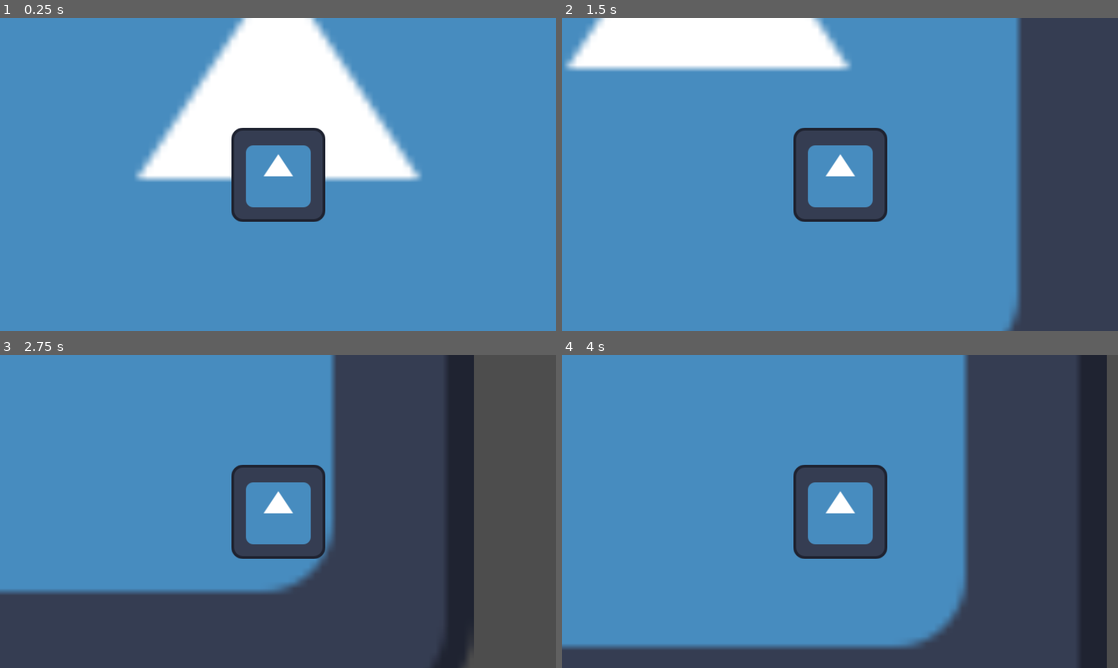
Above: before the commit, frames 1-4 (two rows, left to right).
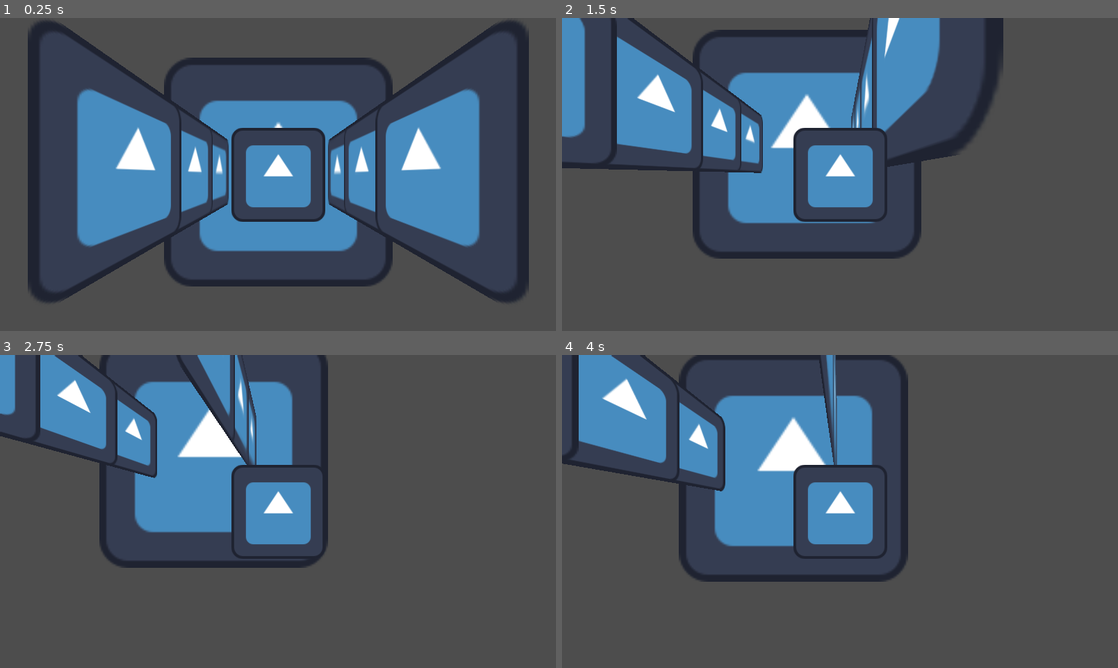
Above: after the commit, the same moments.

Repository: nialsiG/GMTK2025
Game: Godot game, scene res://scenes/main/main.tscn
Same seed, same stepped clock (60 frames per second), same inputs: the game is played once before the commit and once after it. The engine's default icon, where the game draws it, is replaced by a stand-in: a white triangle on a blue panel in a dark square.
Inputs:
- Up to frame 1 (0.25 s): no input
- Up to frame 2 (1.5 s): hold Right (ui_right) 0.53-1.28 s; hold Down (ui_down) from 1.28 s (still down)
- Up to frame 3 (2.75 s): release Down (ui_down) at 2.03 s; hold Right (ui_right) from 2.03 s (still down)
- Up to frame 4 (4 s): release Right (ui_right) at 2.78 s; hold Up (ui_up) 2.78-3.53 s; hold Left (ui_left) from 3.53 s (still down)

The runs differ from the first frame. In frame 1, 80% of the frame differs, in the area x 0-100%, y 0-100%; in frame 2, 63%; in frame 3, 34%; in frame 4, 56%.

Commit message:
proc gen

Diff:
--- a/project.godot
+++ b/project.godot
@@ -15,6 +15,11 @@
 config/features=PackedStringArray("4.3", "GL Compatibility")
 config/icon="res://assets/icon.svg"
 
+[autoload]
+
+SignalManager="*res://scenes/global/signal_manager.gd"
+Enums="*res://scenes/global/enums.gd"
+
 [display]
 
 window/size/viewport_width=1920
--- /dev/null
+++ b/scenes/global/enums.gd
@@ -0,0 +1,6 @@
+extends Node
+
+enum ObstacleType {
+	ROCK,
+	DIMETRODON
+}
--- /dev/null
+++ b/scenes/global/signal_manager.gd
@@ -0,0 +1,8 @@
+extends Node
+
+signal GameOver
+
+signal NewRiverChunk(origin: Vector3)
+
+# unlockable
+signal UnlockDimetrodon
--- a/scenes/main/main.gd
+++ b/scenes/main/main.gd
@@ -1,11 +1 @@
 extends Node
-
-
-# Called when the node enters the scene tree for the first time.
-func _ready():
-	pass # Replace with function body.
-
-
-# Called every frame. 'delta' is the elapsed time since the previous frame.
-func _process(delta):
-	pass
--- a/scenes/main/main.tscn
+++ b/scenes/main/main.tscn
@@ -1,13 +1,23 @@
-[gd_scene load_steps=5 format=3 uid="uid://c0unv0yhgcwao"]
+[gd_scene load_steps=6 format=3 uid="uid://c0unv0yhgcwao"]
 
 [ext_resource type="Script" path="res://scenes/main/main.gd" id="1_sl07k"]
 [ext_resource type="Script" path="res://scenes/player/player.gd" id="2_eh76i"]
 [ext_resource type="Texture2D" uid="uid://clqs5ee2vltco" path="res://assets/icon.svg" id="3_a3a8d"]
+[ext_resource type="Script" path="res://scenes/procedural_generation/river_chunk_factory.gd" id="3_gb04c"]
 
 [sub_resource type="CapsuleShape3D" id="CapsuleShape3D_3pamf"]
 
 [node name="main" type="Node"]
 script = ExtResource("1_sl07k")
+
+[node name="Background" type="Sprite3D" parent="."]
+transform = Transform3D(20, 0, 0, 0, 20, 0, 0, 0, 20, 0, 0, -20)
+texture = ExtResource("3_a3a8d")
+
+[node name="Environment" type="Node3D" parent="."]
+
+[node name="RiverChunkFactory" type="Node" parent="Environment"]
+script = ExtResource("3_gb04c")
 
 [node name="3C" type="Node3D" parent="."]
 
@@ -23,7 +33,3 @@
 
 [node name="SpriteDiplocaulus01" type="Sprite3D" parent="3C/Player"]
 texture = ExtResource("3_a3a8d")
-
-[node name="Background" type="Sprite3D" parent="."]
-transform = Transform3D(20, 0, 0, 0, 20, 0, 0, 0, 20, 0, 0, -3)
-texture = ExtResource("3_a3a8d")
--- /dev/null
+++ b/scenes/obstacles/obstacle.gd
@@ -0,0 +1,11 @@
+extends Area3D
+class_name Obstacle
+
+# runtime variables
+@export var obstacle_type: Enums.ObstacleType
+
+func _on_body_entered(body):
+	SignalManager.GameOver.emit()
+	match obstacle_type:
+		Enums.ObstacleType.DIMETRODON:
+			SignalManager.UnlockDimetrodon.emit()
--- /dev/null
+++ b/scenes/obstacles/obstacle.tscn
@@ -0,0 +1,9 @@
+[gd_scene load_steps=2 format=3 uid="uid://bf4vifu1knd7l"]
+
+[ext_resource type="Script" path="res://scenes/obstacles/obstacle.gd" id="1_qqu5c"]
+
+[node name="Obstacle" type="Area3D"]
+transform = Transform3D(1, 0, 0, 0, 1, 0, 0, 0, 1, 0, 0, -2)
+script = ExtResource("1_qqu5c")
+
+[connection signal="body_entered" from="." to="." method="_on_body_entered"]
--- /dev/null
+++ b/scenes/obstacles/obstacle_dimetrodon.tscn
@@ -0,0 +1,14 @@
+[gd_scene load_steps=3 format=3 uid="uid://46hlb3q0s8fm"]
+
+[ext_resource type="PackedScene" uid="uid://bf4vifu1knd7l" path="res://scenes/obstacles/obstacle.tscn" id="1_j8ixp"]
+[ext_resource type="Texture2D" uid="uid://cvdayux5cx6cm" path="res://assets/dimetrodon.png" id="2_cjkmo"]
+
+[node name="Obstacle" instance=ExtResource("1_j8ixp")]
+obstacle_type = 1
+
+[node name="Sprite3D" type="Sprite3D" parent="." index="0"]
+texture = ExtResource("2_cjkmo")
+
+[node name="CollisionPolygon3D" type="CollisionPolygon3D" parent="." index="1"]
+transform = Transform3D(1, 0, 0, 0, 1, 0, 0, 0, 1, -0.0183094, -0.0274643, 0)
+polygon = PackedVector2Array(-4.54075, 0.183095, -3.73513, 0.393654, -0.201404, 0.402809, 3.03022, -0.32957, 4.20203, -0.686606, 4.59568, -1.04364, 4.65976, -1.54715, 4.33935, -1.7394, 3.84499, -1.88588, 3.79006, -0.704915, 1.17181, -0.430273, 0.183095, -0.52182, 0.183095, -1.03449, -0.247178, -0.933784, -0.302106, -0.686605, -2.57248, -0.741534, -3.05768, -0.915474, -3.3781, -0.860546, -3.35063, -0.52182, -4.6323, -0.0640833)
--- /dev/null
+++ b/scenes/procedural_generation/empty_chunk.tscn
@@ -0,0 +1,5 @@
+[gd_scene load_steps=2 format=3 uid="uid://dlpriv1i45ysf"]
+
+[ext_resource type="PackedScene" uid="uid://25ie1cikwp5a" path="res://scenes/procedural_generation/river_chunk.tscn" id="1_tclk5"]
+
+[node name="RiverChunk" instance=ExtResource("1_tclk5")]
--- /dev/null
+++ b/scenes/procedural_generation/river_chunk.gd
@@ -0,0 +1,21 @@
+extends Node3D
+class_name RiverChunk
+
+const SPEED = 2
+
+@onready var dimetrodon_prefab = load("res://scenes/obstacles/obstacle_dimetrodon.tscn")
+
+func _process(delta):
+	position += Vector3 (0, 0, SPEED * delta)
+	if position.z >= 5:
+		SignalManager.NewRiverChunk.emit(Vector3(0,0,-10))
+		await get_tree().create_timer(0.05).timeout
+		queue_free()
+
+func SpawnObstacle(type, origin: Vector3):
+	var obstacle: Obstacle
+	match type:
+		Enums.ObstacleType.DIMETRODON:
+			obstacle = dimetrodon_prefab.instantiate()
+	obstacle.position = origin
+	add_child(obstacle)
--- /dev/null
+++ b/scenes/procedural_generation/river_chunk.tscn
@@ -0,0 +1,21 @@
+[gd_scene load_steps=3 format=3 uid="uid://25ie1cikwp5a"]
+
+[ext_resource type="Script" path="res://scenes/procedural_generation/river_chunk.gd" id="1_q0xem"]
+[ext_resource type="Texture2D" uid="uid://clqs5ee2vltco" path="res://assets/icon.svg" id="2_rvvx4"]
+
+[node name="RiverChunk" type="Node3D"]
+script = ExtResource("1_q0xem")
+
+[node name="LeftBank" type="Node3D" parent="."]
+transform = Transform3D(1, 0, 0, 0, 1, 0, 0, 0, 1, -5, 0, -5)
+
+[node name="Sprite3D" type="Sprite3D" parent="LeftBank"]
+transform = Transform3D(-2.18557e-07, 0, 5, 0, 5, 0, -5, 0, -2.18557e-07, 0, 0, 0)
+texture = ExtResource("2_rvvx4")
+
+[node name="RightBank" type="Node3D" parent="."]
+transform = Transform3D(1, 0, 0, 0, 1, 0, 0, 0, 1, 5, 0, -5)
+
+[node name="Sprite3D" type="Sprite3D" parent="RightBank"]
+transform = Transform3D(-2.18557e-07, 0, -5, 0, 5, 0, 5, 0, -2.18557e-07, 0, 0, 0)
+texture = ExtResource("2_rvvx4")
--- /dev/null
+++ b/scenes/procedural_generation/river_chunk_factory.gd
@@ -0,0 +1,15 @@
+extends Node
+
+@onready var empty_prefab = load("res://scenes/procedural_generation/river_chunk.tscn")
+
+func _ready():
+	BuildNewChunk(Vector3(0,0,0))
+	BuildNewChunk(Vector3(0,0,-5))
+	BuildNewChunk(Vector3(0,0,-10))
+	BuildNewChunk(Vector3(0,0,-15))
+	SignalManager.NewRiverChunk.connect(BuildNewChunk)
+
+func BuildNewChunk(origin: Vector3):
+	var instance: RiverChunk = empty_prefab.instantiate()
+	instance.position = origin
+	add_child(instance)
Binary file added: assets/dimetrodon.png
Not shown, added: assets/dimetrodon.png.import
